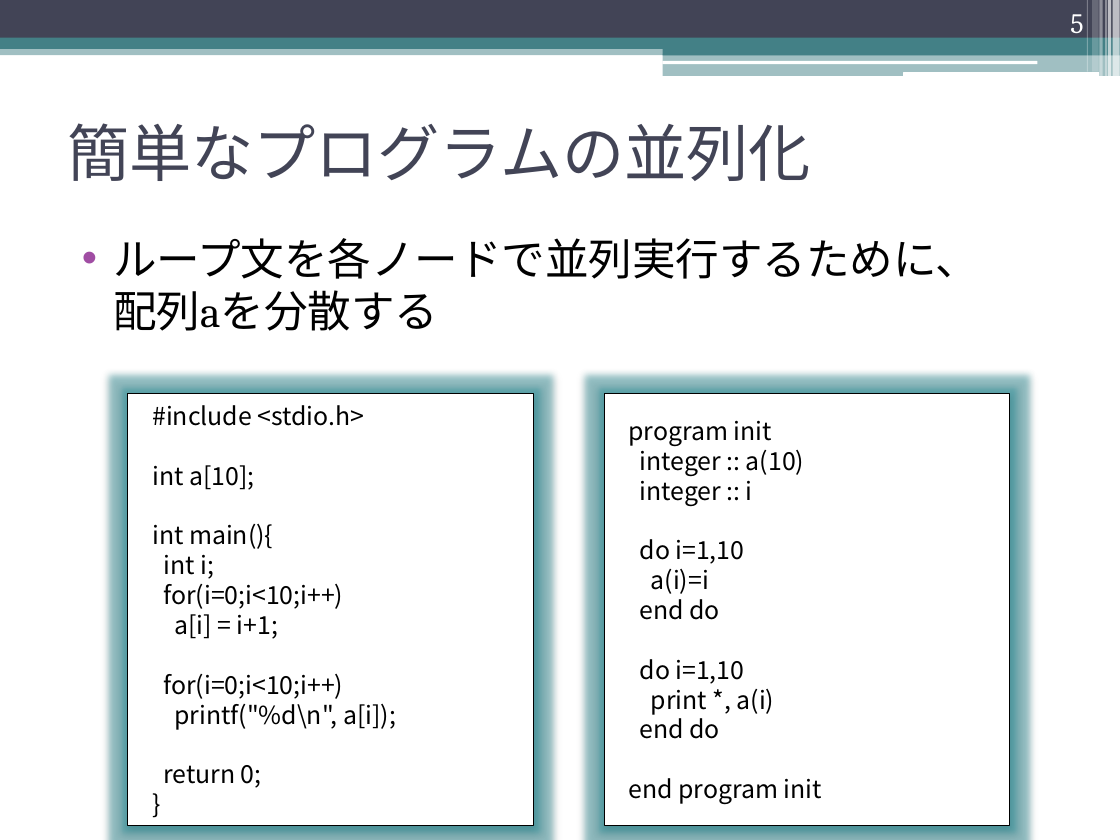
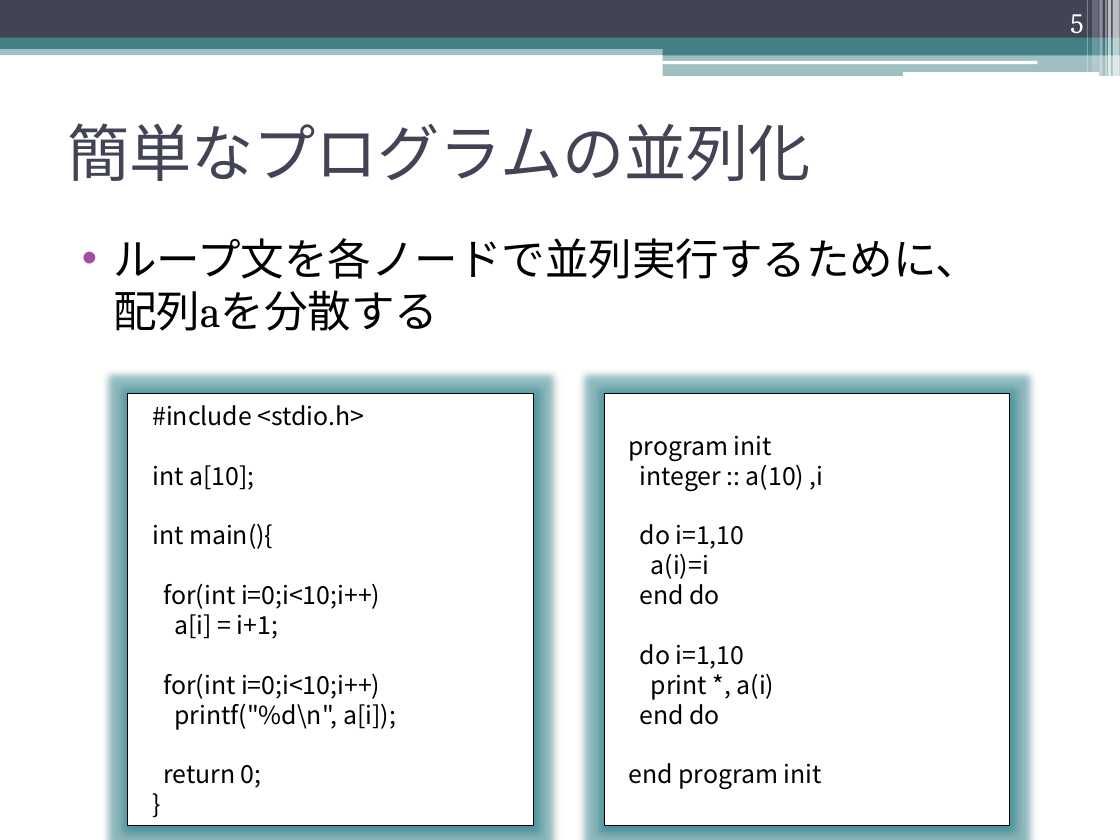
Before and after one commit to XcalableMP/Lecture, a slide deck: slide 5 of beginner/2.globalview.pptx. Drawn at 1120x840 pixels with LibreOffice and Linux fonts; fonts in the diff are those of the drawing. Boxes give left, top, right and bottom in pixels: in the first picture for what was removed or moved away, otherwise in the second. Text is boxed around its words. In the diff, an @@ line names an element or a change of style, - is before the commit and + after.

```diff
--- a/beginner/2.globalview.pptx
+++ b/beginner/2.globalview.pptx
@@ text in rectangle at box(640, 459, 824, 491): text changed @@
-integer :: a(10)
-integer :: i
+integer :: a(10) ,i
@@ text in rectangle at box(163, 584, 380, 609): text changed @@
-int i;
-for(i=0;i<10;i++)
+for(int i=0;i<10;i++)
@@ text in rectangle at box(163, 674, 380, 699): text changed @@
-for(i=0;i<10;i++)
+for(int i=0;i<10;i++)
```
Also in this commit, not shown: 1 other slide changed, 1 other file.
